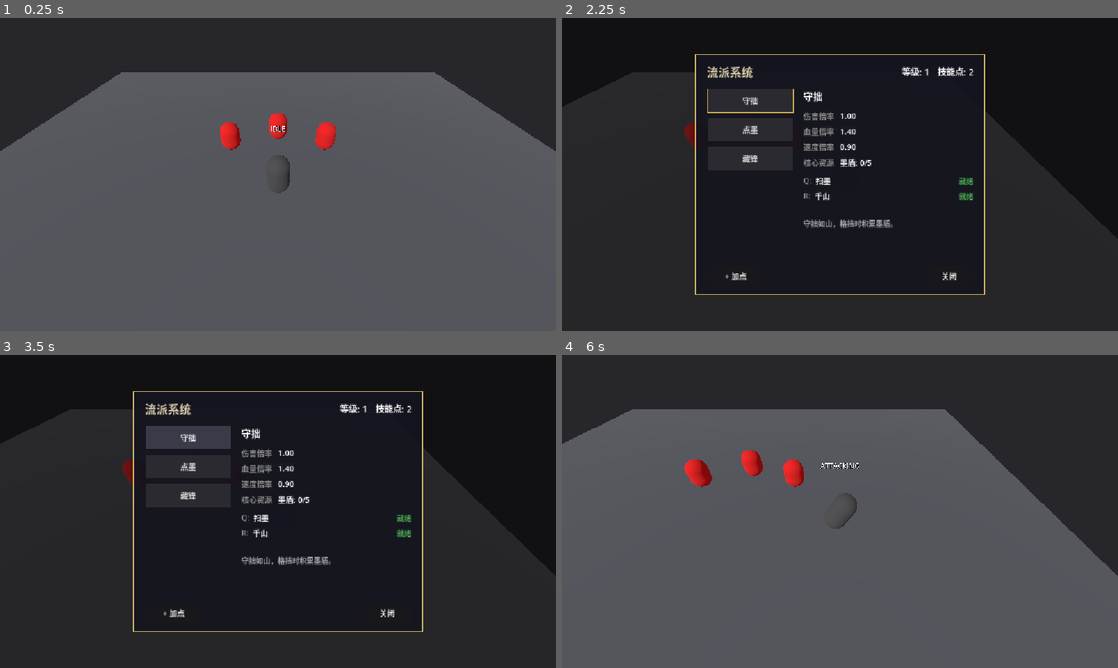
Above: before the commit, frames 1-4 (two rows, left to right).
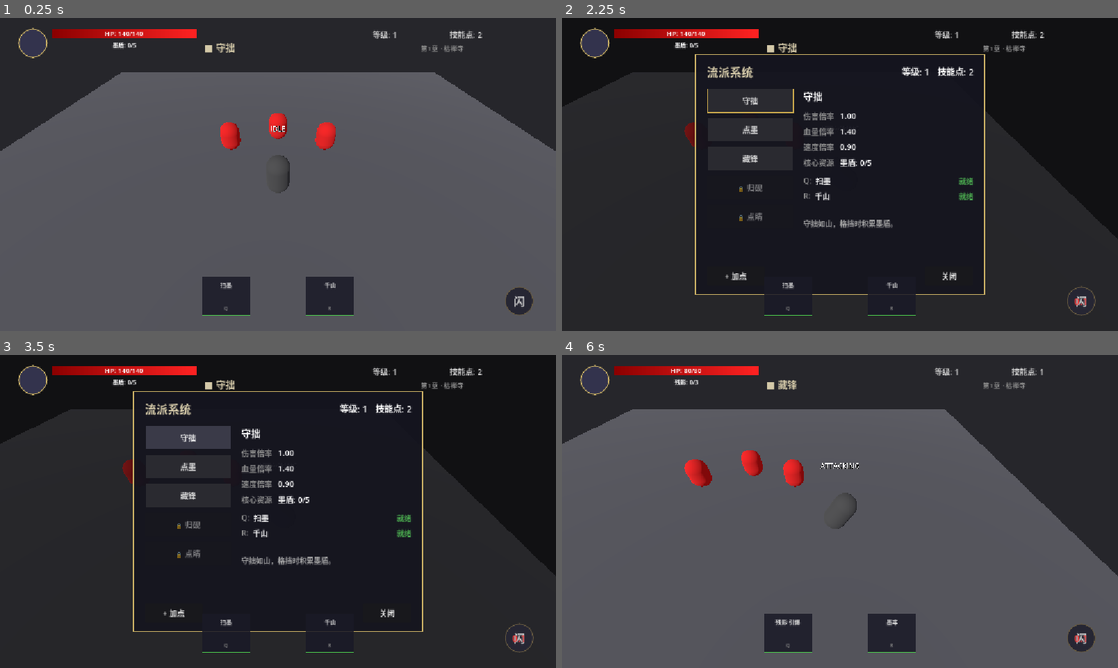
Above: after the commit, the same moments.

Repository: Lin-a-tang/godot-game-project
Game: Godot game, scene res://Main.tscn
Two runs of this game, one before a commit and one after it. Both use one fixed random seed, a clock stepped at 60 frames per second and the inputs below.
Inputs (mouse positions are in pixels of both pictures, inside the frame that each line leads up to):
- Up to frame 1 (0.25 s): no input
- Up to frame 2 (2.25 s): tap Enter at 0.5 s; move the mouse to (962, 158) at 0.52 s; press the mouse at (962, 158) at 0.53 s; hold D (move_right) 0.53-1.25 s; tap Space (dodge) at 0.8, 2 s; release the mouse at (962, 158) at 1.25 s; drag from (728, 190) to (812, 237) at 1.27 s; move the mouse to (895, 105) at 2.02 s; hold D (move_right) from 2.03 s (still down); hold T (style_panel) from 2.03 s (still down)
- Up to frame 3 (3.5 s): click (333, 442) at 2.3 s; release D (move_right) at 2.75 s; release T (style_panel) at 2.75 s; click "守拙" at 2.75 s
- Up to frame 4 (6 s): click "点墨" at 3.5 s; click "藏锋" at 4.25 s; click "+ 加点" at 5 s; click "关闭" at 5.75 s

The runs differ from the first frame. In frame 1, 4.0% of the frame differs, in the area x 3-96%, y 3-96%; in frame 2, 2.0%; in frame 3, 2.0%; in frame 4, 4.0%.

Commit message:
完善【归砚】和【点睛】的 Q/R 技能及两个隐藏流派

Diff:
--- /dev/null
+++ b/HUD.gd
@@ -0,0 +1,233 @@
+extends CanvasLayer
+## 《墨渊》HUD。结构在 HUD.tscn 中摆放，样式在此程序化生成；
+## 数值实时从 GlobalStats / FlowManager / Player 读取。
+
+@onready var hp_bar: TextureProgressBar = $HPBar
+@onready var hp_label: Label = $HPLabel
+@onready var resource_bar: TextureProgressBar = $ResourceBar
+@onready var resource_label: Label = $ResourceLabel
+@onready var flow_name_label: Label = $FlowNameLabel
+@onready var level_label: Label = $LevelLabel
+@onready var skill_points_label: Label = $SkillPointsLabel
+@onready var chapter_label: Label = $ChapterLabel
+@onready var q_skill_panel: Panel = $QSkillPanel
+@onready var q_skill_name: Label = $QSkillPanel/QSkillName
+@onready var q_cooling_overlay: ColorRect = $QSkillPanel/QCoolingOverlay
+@onready var q_cooling_label: Label = $QSkillPanel/QCoolingLabel
+@onready var r_skill_panel: Panel = $RSkillPanel
+@onready var r_skill_name: Label = $RSkillPanel/RSkillName
+@onready var r_cooling_overlay: ColorRect = $RSkillPanel/RCoolingOverlay
+@onready var r_cooling_label: Label = $RSkillPanel/RCoolingLabel
+@onready var dodge_cooldown_overlay: ColorRect = $DodgeIcon/DodgeCooldownOverlay
+@onready var dodge_cooldown_label: Label = $DodgeIcon/DodgeCooldownLabel
+
+var _player: Node = null
+var _refresh_accum: float = 0.0
+
+
+func _ready() -> void:
+	_apply_styling()
+	GlobalStats.stats_updated.connect(_update_stats)
+	FlowManager.flow_changed.connect(_on_flow_changed)
+	FlowManager.skill_used.connect(_update_resources)
+	_find_player.call_deferred()
+	_update_all()
+
+
+func _process(delta: float) -> void:
+	_refresh_accum += delta
+	if _refresh_accum >= 0.1:
+		_refresh_accum = 0.0
+		_update_skills()
+		_update_dodge()
+
+
+func _find_player() -> void:
+	_player = get_tree().get_first_node_in_group("player")
+	if _player != null:
+		_player.health_changed.connect(_on_health_changed)
+		_update_all()
+
+
+func _update_all() -> void:
+	_update_hp()
+	_update_resources()
+	_update_stats()
+	_update_skills()
+	_update_dodge()
+
+
+func _update_hp() -> void:
+	if _player == null:
+		return
+	var cur: float = _player.player_health
+	var mx: float = _player.player_max_health
+	hp_bar.max_value = mx
+	hp_bar.value = cur
+	hp_label.text = "HP: %d/%d" % [int(cur), int(mx)]
+
+
+func _update_resources() -> void:
+	var flow: BaseFlow = FlowManager.get_current()
+	var res: Dictionary = {}
+	if _player != null:
+		res = _player.get_current_resources()
+	match flow.flow_name:
+		"守拙":
+			resource_bar.max_value = 5
+			resource_bar.value = float(res.get("shield", 0))
+			resource_label.text = "墨盾: %d/5" % int(res.get("shield", 0))
+			resource_bar.tint_progress = Color("#4A6A8A")
+		"点墨":
+			resource_bar.max_value = 100
+			resource_bar.value = float(res.get("pool", 0.0))
+			resource_label.text = "砚池: %.0f%%" % float(res.get("pool", 0.0))
+			resource_bar.tint_progress = Color("#8A7A4A")
+		"藏锋":
+			resource_bar.max_value = 3
+			resource_bar.value = float(res.get("shadow", 0))
+			resource_label.text = "残影: %d/3" % int(res.get("shadow", 0))
+			resource_bar.tint_progress = Color("#6A4A7A")
+		"归砚":
+			resource_bar.max_value = 5
+			resource_bar.value = float(res.get("motes", 0))
+			resource_label.text = "墨魂: %d/5" % int(res.get("motes", 0))
+			resource_bar.tint_progress = Color("#4A8A7A")
+		"点睛":
+			resource_bar.max_value = 100
+			resource_bar.value = 0.0
+			resource_label.text = "生命"
+			resource_bar.tint_progress = Color("#8A4A4A")
+	flow_name_label.text = "■ %s" % flow.flow_name
+
+
+func _update_stats() -> void:
+	level_label.text = "等级: %d" % GlobalStats.level
+	skill_points_label.text = "技能点: %d" % GlobalStats.skill_points
+	chapter_label.text = "第1章 · 枯禅寺"
+
+
+func _update_skills() -> void:
+	var flow: BaseFlow = FlowManager.get_current()
+	if flow == null:
+		return
+	var q: Dictionary = flow.get_skill_status("q")
+	q_skill_name.text = str(q.get("name", ""))
+	_update_skill_display(q_skill_panel, q_cooling_overlay, q_cooling_label, bool(q.get("is_ready", false)), float(q.get("cooldown_remaining", 0.0)))
+	var r: Dictionary = flow.get_skill_status("r")
+	r_skill_name.text = str(r.get("name", ""))
+	_update_skill_display(r_skill_panel, r_cooling_overlay, r_cooling_label, bool(r.get("is_ready", false)), float(r.get("cooldown_remaining", 0.0)))
+
+
+func _update_dodge() -> void:
+	if _player == null:
+		return
+	var remaining: float = _player.dodge_cooldown_remaining
+	if remaining > 0.0:
+		dodge_cooldown_overlay.visible = true
+		dodge_cooldown_label.text = "%.1f" % remaining
+	else:
+		dodge_cooldown_overlay.visible = false
+
+
+func _update_skill_display(panel: Panel, overlay: ColorRect, label: Label, ready: bool, remaining: float) -> void:
+	if ready:
+		overlay.visible = false
+		_set_border(panel, Color(0.3, 0.8, 0.3))
+	else:
+		overlay.visible = true
+		label.text = "%.1f" % remaining
+		_set_border(panel, Color(0.4, 0.35, 0.25))
+
+
+func _set_border(panel: Panel, color: Color) -> void:
+	var sb := panel.get_theme_stylebox("panel") as StyleBoxFlat
+	if sb != null:
+		sb.border_color = color
+
+
+func _on_flow_changed(_new_flow: BaseFlow) -> void:
+	_update_resources()
+	_update_skills()
+
+
+func _on_health_changed(_cur: float, _max: float) -> void:
+	_update_hp()
+
+
+## ============ 样式 ============
+
+func _apply_styling() -> void:
+	# 字体
+	var font := ThemeDB.fallback_font
+	# 头像（圆形占位）
+	_style_panel($Avatar, Color(0.2, 0.2, 0.3), Color(0.8, 0.7, 0.4), 2, 30)
+	# 血量条（渐变填充）
+	_style_bar_bg(hp_bar, Color(0.1, 0.05, 0.05), Color(0.3, 0.2, 0.15))
+	hp_bar.texture_progress = _gradient_texture(Color("#8B0000"), Color("#FF2222"), 300, 20)
+	# 资源条
+	_style_bar_bg(resource_bar, Color(0.08, 0.08, 0.1), Color(0.3, 0.28, 0.2))
+	resource_bar.texture_progress = _gradient_texture(Color.WHITE, Color.WHITE, 300, 16)
+	# 技能面板
+	_style_panel(q_skill_panel, Color(0.1, 0.1, 0.15, 0.85), Color(0.4, 0.35, 0.25), 1, 0)
+	_style_panel(r_skill_panel, Color(0.1, 0.1, 0.15, 0.85), Color(0.4, 0.35, 0.25), 1, 0)
+	# 闪避图标
+	_style_panel($DodgeIcon, Color(0.15, 0.15, 0.2), Color(0.4, 0.35, 0.25), 2, 30)
+	# 标签
+	_style_label(hp_label, font, 14, Color.WHITE)
+	_style_label(resource_label, font, 12, Color.WHITE)
+	_style_label(flow_name_label, font, 20, Color("#D4C9A8"))
+	_style_label(level_label, font, 16, Color("#CCCCCC"))
+	_style_label(skill_points_label, font, 16, Color("#CCCCCC"))
+	_style_label(chapter_label, font, 14, Color("#888888"))
+	_style_label(q_skill_name, font, 12, Color("#DDDDDD"))
+	_style_label(r_skill_name, font, 12, Color("#DDDDDD"))
+	_style_label($QSkillPanel/QKeyLabel, font, 10, Color("#888888"))
+	_style_label($RSkillPanel/RKeyLabel, font, 10, Color("#888888"))
+	_style_label(q_cooling_label, font, 20, Color("#FF4444"))
+	_style_label(r_cooling_label, font, 20, Color("#FF4444"))
+	_style_label($DodgeIcon/DodgeTextLabel, font, 24, Color("#CCCCCC"))
+	_style_label(dodge_cooldown_label, font, 20, Color("#FF4444"))
+	# 冷却覆盖
+	_style_overlay(q_cooling_overlay)
+	_style_overlay(r_cooling_overlay)
+	_style_overlay(dodge_cooldown_overlay)
+
+
+func _style_panel(panel: Panel, bg: Color, border: Color, width: int, radius: int) -> void:
+	var sb := StyleBoxFlat.new()
+	sb.bg_color = bg
+	sb.border_color = border
+	sb.set_border_width_all(width)
+	if radius > 0:
+		sb.set_corner_radius_all(radius)
+	panel.add_theme_stylebox_override("panel", sb)
+
+
+func _style_bar_bg(bar: TextureProgressBar, bg: Color, border: Color) -> void:
+	var sb := StyleBoxFlat.new()
+	sb.bg_color = bg
+	sb.border_color = border
+	sb.set_border_width_all(1)
+	bar.add_theme_stylebox_override("background", sb)
+
+
+func _gradient_texture(from: Color, to: Color, w: int, h: int) -> GradientTexture2D:
+	var grad := Gradient.new()
+	grad.colors = PackedColorArray([from, to])
+	var tex := GradientTexture2D.new()
+	tex.gradient = grad
+	tex.width = w
+	tex.height = h
+	return tex
+
+
+func _style_label(label: Label, font: Font, size: int, color: Color) -> void:
+	label.add_theme_font_override("font", font)
+	label.add_theme_font_size_override("font_size", size)
+	label.add_theme_color_override("font_color", color)
+
+
+func _style_overlay(overlay: ColorRect) -> void:
+	overlay.color = Color(0.0, 0.0, 0.0, 0.6)
+	overlay.visible = false
--- /dev/null
+++ b/HUD.tscn
@@ -0,0 +1,189 @@
+[gd_scene format=3 uid="uid://bjdkryugtxlcq"]
+
+[ext_resource type="Script" uid="uid://dt6bafj63jut3" path="res://HUD.gd" id="1_k5de2"]
+
+[node name="HUD" type="CanvasLayer" unique_id=1248398892]
+script = ExtResource("1_k5de2")
+
+[node name="Avatar" type="Panel" parent="." unique_id=265387973]
+offset_left = 38.0
+offset_top = 22.0
+offset_right = 98.0
+offset_bottom = 82.0
+
+[node name="HPBar" type="TextureProgressBar" parent="." unique_id=175610371]
+offset_left = 108.0
+offset_top = 22.0
+offset_right = 408.0
+offset_bottom = 42.0
+value = 100.0
+
+[node name="HPLabel" type="Label" parent="." unique_id=1091176732]
+offset_left = 108.0
+offset_top = 22.0
+offset_right = 408.0
+offset_bottom = 42.0
+text = "HP: 100/100"
+horizontal_alignment = 1
+vertical_alignment = 1
+
+[node name="ResourceBar" type="TextureProgressBar" parent="." unique_id=220045556]
+offset_left = 108.0
+offset_top = 47.0
+offset_right = 408.0
+offset_bottom = 63.0
+max_value = 5.0
+
+[node name="ResourceLabel" type="Label" parent="." unique_id=1847288149]
+offset_left = 108.0
+offset_top = 47.0
+offset_right = 408.0
+offset_bottom = 63.0
+horizontal_alignment = 1
+vertical_alignment = 1
+
+[node name="FlowNameLabel" type="Label" parent="." unique_id=1184404262]
+offset_left = 423.0
+offset_top = 45.0
+offset_right = 680.0
+offset_bottom = 75.0
+text = "■ 守拙"
+
+[node name="LevelLabel" type="Label" parent="." unique_id=1927166199]
+anchors_preset = 1
+anchor_left = 1.0
+anchor_right = 1.0
+offset_left = -380.0
+offset_top = 22.0
+offset_right = -220.0
+offset_bottom = 46.0
+text = "等级: 1"
+
+[node name="SkillPointsLabel" type="Label" parent="." unique_id=2115314958]
+anchors_preset = 1
+anchor_left = 1.0
+anchor_right = 1.0
+offset_left = -220.0
+offset_top = 22.0
+offset_right = -38.0
+offset_bottom = 46.0
+text = "技能点: 2"
+
+[node name="ChapterLabel" type="Label" parent="." unique_id=1451201086]
+anchors_preset = 1
+anchor_left = 1.0
+anchor_right = 1.0
+offset_left = -280.0
+offset_top = 51.0
+offset_right = -38.0
+offset_bottom = 70.0
+text = "第1章 · 枯禅寺"
+
+[node name="QSkillPanel" type="Panel" parent="." unique_id=1231264932]
+anchors_preset = -1
+anchor_left = 0.45
+anchor_top = 0.95
+anchor_right = 0.45
+anchor_bottom = 0.95
+offset_left = -100.0
+offset_top = -80.0
+
+[node name="QSkillName" type="Label" parent="QSkillPanel" unique_id=314046790]
+layout_mode = 0
+anchor_right = 1.0
+offset_top = 6.0
+offset_bottom = 28.0
+horizontal_alignment = 1
+vertical_alignment = 1
+
+[node name="QKeyLabel" type="Label" parent="QSkillPanel" unique_id=1659867947]
+layout_mode = 0
+anchor_top = 1.0
+anchor_right = 1.0
+anchor_bottom = 1.0
+offset_top = -26.0
+offset_bottom = -4.0
+text = "Q"
+horizontal_alignment = 1
+vertical_alignment = 1
+
+[node name="QCoolingOverlay" type="ColorRect" parent="QSkillPanel" unique_id=734648625]
+layout_mode = 0
+anchor_right = 1.0
+anchor_bottom = 1.0
+
+[node name="QCoolingLabel" type="Label" parent="QSkillPanel" unique_id=1259872611]
+layout_mode = 0
+anchor_right = 1.0
+anchor_bottom = 1.0
+horizontal_alignment = 1
+vertical_alignment = 1
+
+[node name="RSkillPanel" type="Panel" parent="." unique_id=2050026156]
+anchors_preset = -1
+anchor_left = 0.55
+anchor_top = 0.95
+anchor_right = 0.55
+anchor_bottom = 0.95
+offset_top = -80.0
+offset_right = 100.0
+
+[node name="RSkillName" type="Label" parent="RSkillPanel" unique_id=1148364682]
+layout_mode = 0
+anchor_right = 1.0
+offset_top = 6.0
+offset_bottom = 28.0
+horizontal_alignment = 1
+vertical_alignment = 1
+
+[node name="RKeyLabel" type="Label" parent="RSkillPanel" unique_id=1856362196]
+layout_mode = 0
+anchor_top = 1.0
+anchor_right = 1.0
+anchor_bottom = 1.0
+offset_top = -26.0
+offset_bottom = -4.0
+text = "R"
+horizontal_alignment = 1
+vertical_alignment = 1
+
+[node name="RCoolingOverlay" type="ColorRect" parent="RSkillPanel" unique_id=14934344]
+layout_mode = 0
+anchor_right = 1.0
+anchor_bottom = 1.0
+
+[node name="RCoolingLabel" type="Label" parent="RSkillPanel" unique_id=2130025491]
+layout_mode = 0
+anchor_right = 1.0
+anchor_bottom = 1.0
+horizontal_alignment = 1
+vertical_alignment = 1
+
+[node name="DodgeIcon" type="Panel" parent="." unique_id=135153061]
+anchors_preset = -1
+anchor_left = 0.96
+anchor_top = 0.95
+anchor_right = 0.96
+anchor_bottom = 0.95
+offset_left = -60.0
+offset_top = -60.0
+
+[node name="DodgeTextLabel" type="Label" parent="DodgeIcon" unique_id=1166043160]
+layout_mode = 0
+anchor_right = 1.0
+anchor_bottom = 1.0
+text = "闪"
+horizontal_alignment = 1
+vertical_alignment = 1
+
+[node name="DodgeCooldownOverlay" type="ColorRect" parent="DodgeIcon" unique_id=312210349]
+layout_mode = 0
+anchor_right = 1.0
+anchor_bottom = 1.0
+
+[node name="DodgeCooldownLabel" type="Label" parent="DodgeIcon" unique_id=1352859614]
+layout_mode = 0
+anchor_right = 1.0
+anchor_bottom = 1.0
+horizontal_alignment = 1
+vertical_alignment = 1
--- a/project.godot
+++ b/project.godot
@@ -21,6 +21,7 @@
 FlowManager="*res://scripts/FlowManager.gd"
 GlobalStats="*res://scripts/GlobalStats.gd"
 FlowPanel="*res://scripts/FlowPanel.gd"
+HUD="*res://HUD.tscn"
 
 [display]
 
--- a/scripts/BaseFlow.gd
+++ b/scripts/BaseFlow.gd
@@ -25,7 +25,7 @@
 func get_skill_status(skill_id: String) -> Dictionary:
 	var data: Dictionary = skill_data.get(skill_id, {})
 	if data.is_empty():
-		return {"is_ready": false, "cooldown_remaining": 0.0, "name": "", "desc": ""}
+		return {"is_ready": false, "cooldown_remaining": 0.0, "name": "未解锁", "desc": ""}
 	var remaining := float(cooldown_timers.get(skill_id, 0.0))
 	return {
 		"is_ready": remaining <= 0.0,
@@ -40,6 +40,8 @@
 		return false
 	var cost: Dictionary = skill_data.get(skill_id, {}).get("cost", {})
 	for key in cost:
+		if key == "hp_percent":
+			continue
 		if not player_resources.has(key):
 			return false
 		if float(player_resources[key]) < float(cost[key]):
--- a/scripts/FlowManager.gd
+++ b/scripts/FlowManager.gd
@@ -10,7 +10,7 @@
 
 
 func _ready() -> void:
-	flows = [Flow_Shouzhuo.new(), Flow_Dianmo.new(), Flow_Cangfeng.new()]
+	flows = [Flow_Shouzhuo.new(), Flow_Dianmo.new(), Flow_Cangfeng.new(), Flow_Guiyan.new(), Flow_Dianjing.new()]
 	for flow in flows:
 		add_child(flow)
 
@@ -31,11 +31,25 @@
 func switch_to(index: int) -> void:
 	if index < 0 or index >= flows.size():
 		return
+	if not is_flow_unlocked(index):
+		print("该流派尚未解锁")
+		return
 	current_index = index
 	var flow: BaseFlow = flows[current_index]
 	print("手动切换至: %s" % flow.flow_name)
 	flow_changed.emit(flow)
 
 
+func is_flow_unlocked(index: int) -> bool:
+	match index:
+		0, 1, 2:
+			return true
+		3:
+			return GlobalStats.memory_fragments >= 20
+		4:
+			return GlobalStats.memory_fragments >= 35 and GlobalStats.met_yan_count >= 3
+	return false
+
+
 func get_current() -> BaseFlow:
 	return flows[current_index]
--- a/scripts/FlowPanel.gd
+++ b/scripts/FlowPanel.gd
@@ -2,7 +2,7 @@
 ## 《墨渊》流派面板 UI（程序化生成，无场景文件）。
 ## 按 T 键切换显隐；打开时暂停游戏（Engine.time_scale = 0），关闭时恢复。
 
-const FLOW_NAMES := ["守拙", "点墨", "藏锋"]
+const FLOW_NAMES := ["守拙", "点墨", "藏锋", "归砚", "点睛"]
 
 var panel: Panel
 var level_label: Label
@@ -157,6 +157,8 @@
 		return "砚池: %.0f/100" % (flow as Flow_Dianmo).pool
 	elif flow is Flow_Cangfeng:
 		return "残影: %d/3" % (flow as Flow_Cangfeng).shadow
+	elif flow is Flow_Guiyan:
+		return "墨魂: %d/5" % (flow as Flow_Guiyan).motes
 	return "--"
 
 
@@ -167,6 +169,19 @@
 		return "点墨成兵，攻击命中积累砚池。"
 	elif flow is Flow_Cangfeng:
 		return "藏锋于身，闪避时积累残影。"
+	elif flow is Flow_Guiyan:
+		return "以墨魂驭蝶，可攻可辅。"
+	elif flow is Flow_Dianjing:
+		return "以血为墨，濒死爆发。"
+	return ""
+
+
+func _unlock_tip(index: int) -> String:
+	match index:
+		3:
+			return "需要收集 20 件记忆碎片"
+		4:
+			return "需要收集 35 件记忆碎片 且 与砚对话 3 次"
 	return ""
 
 
@@ -236,6 +251,10 @@
 	flow_buttons.clear()
 	for i in range(FLOW_NAMES.size()):
 		var btn := _create_flow_button(FLOW_NAMES[i], i)
+		if not FlowManager.is_flow_unlocked(i):
+			btn.text = "🔒 " + FLOW_NAMES[i]
+			btn.disabled = true
+			btn.tooltip_text = _unlock_tip(i)
 		left_col.add_child(btn)
 		flow_buttons.append(btn)
 
--- /dev/null
+++ b/scripts/Flow_Dianjing.gd
@@ -0,0 +1,15 @@
+class_name Flow_Dianjing
+extends BaseFlow
+## 点睛：以血为墨，濒死爆发。技能消耗生命值。
+
+
+func _init() -> void:
+	flow_name = "点睛"
+	damage_mult = 1.3
+	hp_mult = 0.8
+	speed_mult = 1.0
+
+
+func init_skills() -> void:
+	skill_data["q"] = {"name": "藏泪", "desc": "放置墨泪，3秒后爆炸造成250%范围伤害", "damage_mult": 2.5, "cooldown_max": 10.0, "range": 6.0, "cost": {"hp_percent": 8}}
+	skill_data["r"] = {"name": "泣血·狂", "desc": "生命<50%时进入狂状态：攻速+30%，伤害+40%，每秒耗1%HP", "damage_mult": 0.0, "cooldown_max": 20.0, "range": 0.0, "cost": {"hp_percent": 0}}
--- /dev/null
+++ b/scripts/Flow_Guiyan.gd
@@ -0,0 +1,23 @@
+class_name Flow_Guiyan
+extends BaseFlow
+## 归砚：以墨魂驭蝶，可攻可辅。攻击命中时积累「墨魂」。
+
+
+var motes: int = 0
+
+
+func _init() -> void:
+	flow_name = "归砚"
+	damage_mult = 1.1
+	hp_mult = 1.1
+	speed_mult = 1.0
+
+
+func init_skills() -> void:
+	skill_data["q"] = {"name": "蝶潮", "desc": "消耗3墨魂，召唤5只墨蝶环绕攻击，每只40%伤害", "damage_mult": 0.4, "cooldown_max": 20.0, "range": 5.0, "cost": {"motes": 3}}
+	skill_data["r"] = {"name": "共生", "desc": "消耗1墨魂，墨蝶附着友方，每秒回血2%，移速+10%，持续10秒", "damage_mult": 0.0, "cooldown_max": 8.0, "range": 0.0, "cost": {"motes": 1}}
+
+
+func on_attack_hit() -> void:
+	motes = min(motes + 1, 5)
+	print("归砚·墨魂: %d" % motes)
--- a/scripts/GlobalStats.gd
+++ b/scripts/GlobalStats.gd
@@ -8,6 +8,8 @@
 var current_exp: int = 0
 var exp_to_next: int = 50
 var base_atk: int = 10
+var memory_fragments: int = 0
+var met_yan_count: int = 0
 
 
 func add_exp(amount: int) -> void:
@@ -27,3 +29,13 @@
 		stats_updated.emit()
 		return true
 	return false
+
+
+func add_fragment(count: int = 1) -> void:
+	memory_fragments += count
+	print("记忆碎片: %d" % memory_fragments)
+
+
+func add_yan_meeting() -> void:
+	met_yan_count += 1
+	print("砚的邂逅: %d" % met_yan_count)
--- a/scripts/Player.gd
+++ b/scripts/Player.gd
@@ -21,6 +21,8 @@
 
 const GRAVITY := 9.8
 
+signal health_changed(current: float, max: float)
+
 ## ============ 移动 ============
 @export var move_speed: float = 5.0
 @export var turn_speed: float = 12.0
@@ -61,7 +63,7 @@
 ## ============ 闪避 ============
 @export var dodge_distance: float = 3.5
 @export var dodge_duration: float = 0.3
-@export var dodge_cooldown: float = 0.5
+@export var dodge_cooldown_max: float = 0.5
 
 ## ============ 格挡 ============
 @export var block_front_angle_deg: float = 120.0
@@ -97,7 +99,7 @@
 
 var is_invincible: bool = false
 var dodge_timer: float = 0.0
-var dodge_cooldown_timer: float = 0.0
+var dodge_cooldown_remaining: float = 0.0
 var dodge_tween: Tween
 var dodge_fade_tween: Tween
 
@@ -112,10 +114,12 @@
 var base_speed: float = 5.0
 var current_flow: BaseFlow
 
-## 技能资源（守拙/点墨/藏锋）
+## 技能资源（守拙/点墨/藏锋/归砚）
 var current_shield: int = 0
 var current_pool: float = 0.0
 var current_shadow: int = 0
+var current_motes: int = 0
+var is_berserk: bool = false
 
 var _q_prev := false
 var _r_prev := false
@@ -127,6 +131,7 @@
 	player_health = player_max_health
 	move_speed = base_speed * current_flow.speed_mult
 	FlowManager.flow_changed.connect(_on_flow_changed)
+	add_to_group("player")
 	animation_player = get_node_or_null("AnimationPlayer")
 	if animation_player == null:
 		animation_player = AnimationPlayer.new()
@@ -171,7 +176,16 @@
 	_update_camera()
 
 
-func _process(_delta: float) -> void:
+func _process(delta: float) -> void:
+	if dodge_cooldown_remaining > 0.0:
+		dodge_cooldown_remaining = maxf(dodge_cooldown_remaining - delta, 0.0)
+	if is_berserk:
+		player_health -= player_max_health * 0.01 * delta
+		health_changed.emit(player_health, player_max_health)
+		if player_health <= 0.0:
+			player_health = player_max_health
+			is_berserk = false
+			print("泣血·狂耗尽生命（灰盒复活）")
 	if current_flow == null:
 		return
 	var q := Input.is_physical_key_pressed(KEY_Q)
@@ -400,7 +414,7 @@
 	# 攻击 / 蓄力 / 闪避 / 受击期间，丢弃闪避输入
 	if state in [State.ATTACKING, State.CHARGING, State.DODGING, State.HURT]:
 		return
-	if dodge_cooldown_timer > 0.0:
+	if dodge_cooldown_remaining > 0.0:
 		return
 	_start_dodge()
 
@@ -409,7 +423,7 @@
 	state = State.DODGING
 	is_invincible = true
 	dodge_timer = dodge_duration
-	dodge_cooldown_timer = dodge_cooldown
+	dodge_cooldown_remaining = dodge_cooldown_max
 	velocity = Vector3.ZERO
 	current_flow.on_dodge()
 	_sync_resources_from_flow()
@@ -467,6 +481,7 @@
 	if player_health <= 0.0:
 		player_health = player_max_health  # 灰盒：自动复活
 		print("玩家死亡（灰盒暂不处理）")
+	health_changed.emit(player_health, player_max_health)
 
 
 ## ============ 移动 / 朝向 ============
@@ -524,8 +539,6 @@
 		combo_timer -= delta
 		if combo_timer <= 0.0:
 			combo_index = 0
-	if dodge_cooldown_timer > 0.0:
-		dodge_cooldown_timer -= delta
 	if perfect_block_timer > 0.0:
 		perfect_block_timer -= delta
 
@@ -637,6 +650,7 @@
 		player_health = player_max_health
 	move_speed = base_speed * new_flow.speed_mult
 	_sync_resources_from_flow()
+	health_changed.emit(player_health, player_max_health)
 	print("已应用流派: %s" % new_flow.flow_name)
 
 
@@ -652,6 +666,10 @@
 	var flow_name := current_flow.flow_name
 	if skill_id == "r" and flow_name == "守拙":
 		_cast_shouzhuo_r()
+	elif skill_id == "q" and flow_name == "归砚":
+		_cast_guiyan_q()
+	elif skill_id == "q" and flow_name == "点睛":
+		_cast_dianjing_q()
 	else:
 		var radius := float(result.get("range", 0.0))
 		var mult := float(result.get("damage_mult", 0.0))
@@ -661,6 +679,11 @@
 			print("墨引已放置")
 		elif skill_id == "r" and flow_name == "藏锋":
 			print("墨牢已释放")
+		elif skill_id == "r" and flow_name == "归砚":
+			print("共生：墨蝶附着，每秒回血2%，移速+10%")
+		elif skill_id == "r" and flow_name == "点睛":
+			is_berserk = true
+			print("进入泣血·狂状态")
 	FlowManager.skill_used.emit()
 
 
@@ -670,6 +693,21 @@
 	for i in range(3):
 		await get_tree().create_timer(0.2).timeout
 		apply_damage_in_area(5.0, GlobalStats.base_atk * flow.damage_mult * mults[i])
+
+
+func _cast_guiyan_q() -> void:
+	var flow := current_flow
+	print("蝶潮：召唤5只墨蝶")
+	for i in range(5):
+		apply_damage_in_area(5.0, GlobalStats.base_atk * flow.damage_mult * 0.4)
+
+
+func _cast_dianjing_q() -> void:
+	var flow := current_flow
+	print("藏泪：放置墨泪")
+	await get_tree().create_timer(3.0).timeout
+	print("墨泪爆炸！")
+	apply_damage_in_area(6.0, GlobalStats.base_atk * flow.damage_mult * 2.5)
 
 
 func apply_damage_in_area(radius: float, damage: float) -> void:
@@ -693,7 +731,7 @@
 
 func get_current_resources() -> Dictionary:
 	_sync_resources_from_flow()
-	return {"shield": current_shield, "pool": current_pool, "shadow": current_shadow}
+	return {"shield": current_shield, "pool": current_pool, "shadow": current_shadow, "motes": current_motes}
 
 
 func deduct_resource(cost: Dictionary) -> bool:
@@ -712,6 +750,15 @@
 			current_shadow -= int(cost["shadow"])
 			_sync_resources_to_flow()
 			return true
+	if cost.has("motes"):
+		if current_motes >= int(cost["motes"]):
+			current_motes -= int(cost["motes"])
+			_sync_resources_to_flow()
+			return true
+	if cost.has("hp_percent"):
+		player_health -= player_max_health * float(cost["hp_percent"]) / 100.0
+		health_changed.emit(player_health, player_max_health)
+		return true
 	return false
 
 
@@ -719,6 +766,7 @@
 	current_shield = 0
 	current_pool = 0.0
 	current_shadow = 0
+	current_motes = 0
 	if current_flow == null:
 		return
 	if current_flow is Flow_Shouzhuo:
@@ -727,6 +775,8 @@
 		current_pool = (current_flow as Flow_Dianmo).pool
 	elif current_flow is Flow_Cangfeng:
 		current_shadow = (current_flow as Flow_Cangfeng).shadow
+	elif current_flow is Flow_Guiyan:
+		current_motes = (current_flow as Flow_Guiyan).motes
 
 
 func _sync_resources_to_flow() -> void:
@@ -736,3 +786,5 @@
 		(current_flow as Flow_Dianmo).pool = current_pool
 	elif current_flow is Flow_Cangfeng:
 		(current_flow as Flow_Cangfeng).shadow = current_shadow
+	elif current_flow is Flow_Guiyan:
+		(current_flow as Flow_Guiyan).motes = current_motes
Not shown, added: HUD.gd.uid
Not shown, added: scripts/Flow_Dianjing.gd.uid
Not shown, added: scripts/Flow_Guiyan.gd.uid
